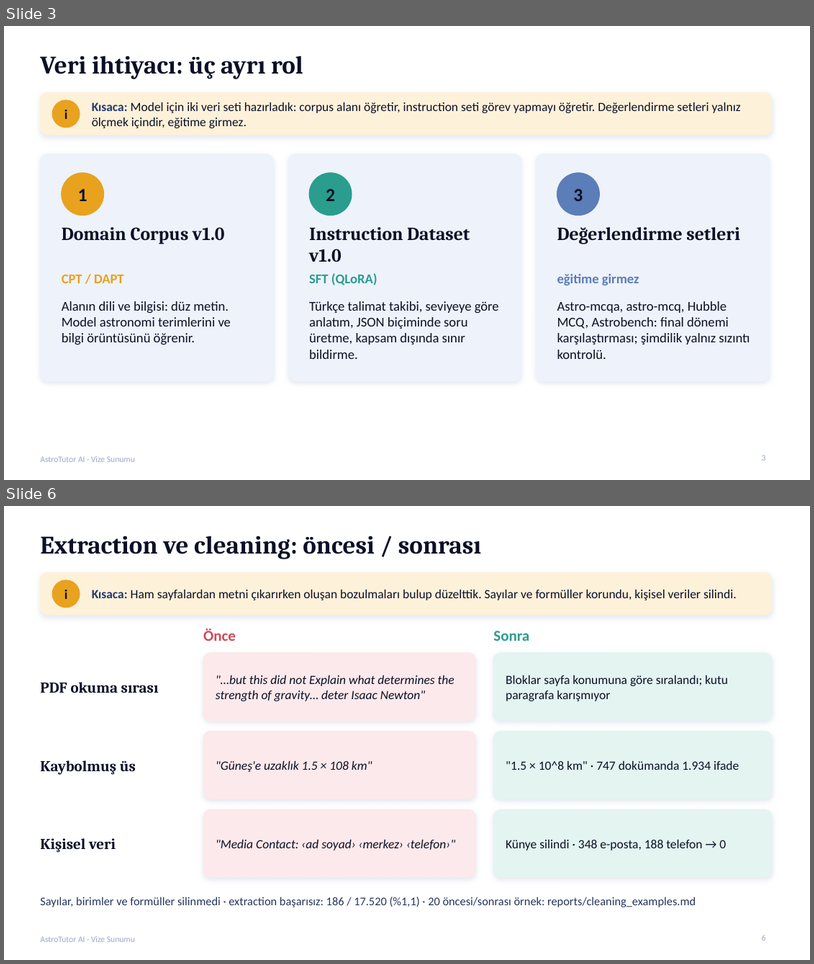
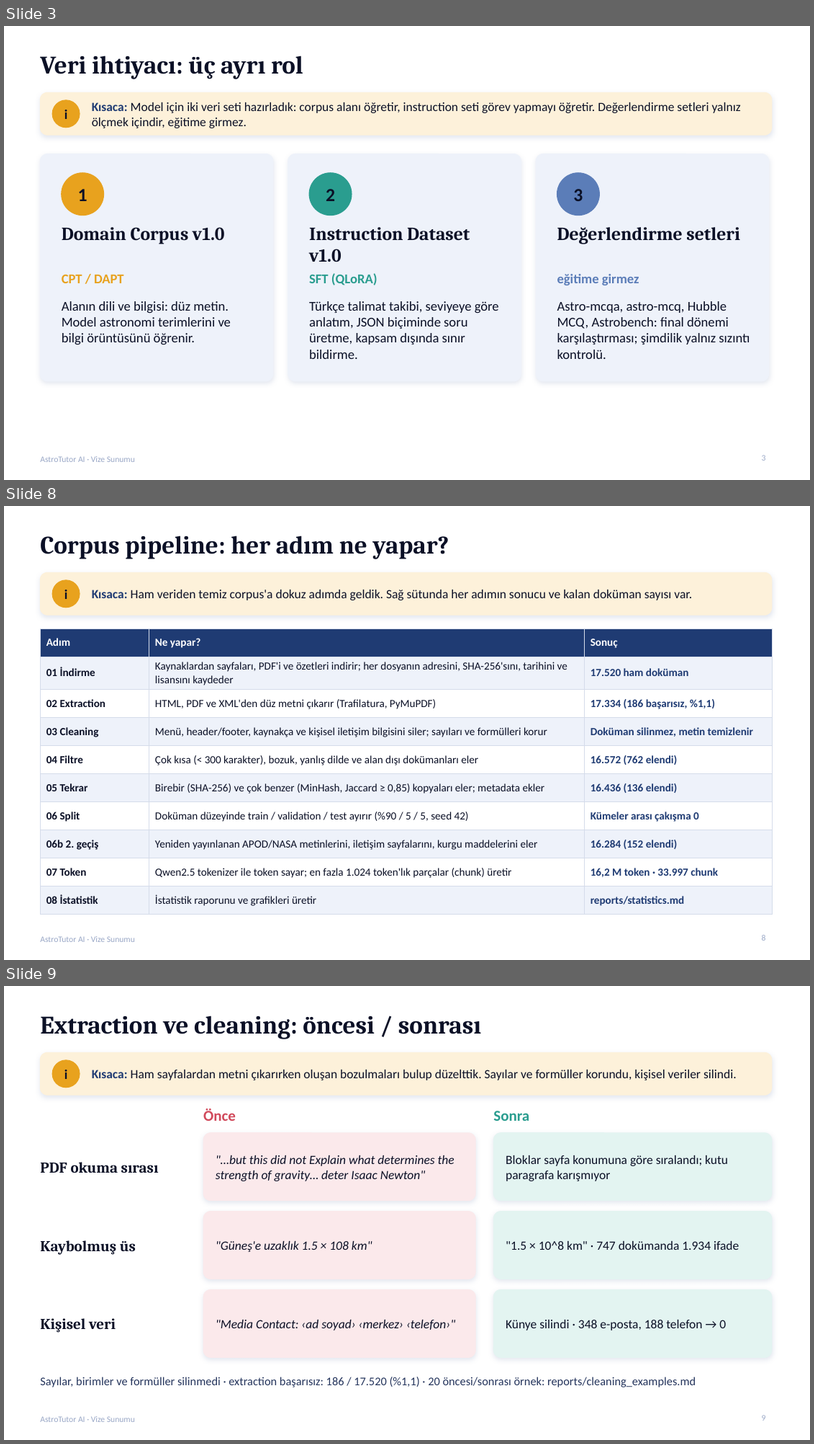
Before and after one commit to gedag/AstroTutor-AI, a slide deck: reports/AstroTutor_AI_Vize_Sunumu.pptx. Shown one above the other, each under a label of ours: slides 3 and 6 before the commit, slides 3, 8 and 9 after it; the slides between them are not shown. The pictures are 814x964 and 814x1444 pixels, drawn with LibreOffice and Linux fonts; fonts in the diff are those of the drawing. Boxes give left, top, right and bottom in pixels: in the first picture for what was removed or moved away, otherwise in the second. Text is boxed around its words. In the diff, an @@ line names an element or a change of style, - is before the commit and + after.

Commit message:
Sunum adım adım açıklamalı hâle getirildi: kaynaklar ve dil, neden Türkçe, adım tabloları, neden? soruları, v1.0/v1.1 kararı (24 slayt)

```diff
--- a/reports/AstroTutor_AI_Vize_Sunumu.pptx
+++ b/reports/AstroTutor_AI_Vize_Sunumu.pptx
@@ slide 8 added at bbox=[4, 506, 810, 960], background #FFFFFF; not listed: 1 template element that a slide beside it also shows @@
@@ title added at bbox=[40, 536, 450, 559], 30 pt, text #0B1026, bold @@
+Corpus pipeline: her adım ne yapar?
@@ rounded rectangle added at bbox=[40, 572, 772, 615], fill #FDF1DA, outline #FDF1DA 1 pt @@
@@ ellipse added at bbox=[52, 580, 80, 608], fill #E8A21E, outline #E8A21E 1 pt @@
@@ text added at bbox=[64, 590, 68, 599], 16 pt, text #0B1026, bold @@
+i
@@ text added at bbox=[92, 590, 692, 600], 15 pt, text #0B1026 @@
+Kısaca: Ham veriden temiz corpus'a dokuz adımda geldik. Sağ sütunda her adımın sonucu ve kalan doküman sayısı var.
@@ table added at bbox=[40, 628, 772, 908], 10 rows, 3 columns @@
+Adım | Ne yapar? | Sonuç
+01 İndirme | Kaynaklardan sayfaları, PDF'i ve özetleri indirir; her dosyanın adresini, SHA-256'sını, tarihini ve lisansını kaydeder | 17.520 ham doküman
+02 Extraction | HTML, PDF ve XML'den düz metni çıkarır (Trafilatura, PyMuPDF) | 17.334 (186 başarısız, %1,1)
+03 Cleaning | Menü, header/footer, kaynakça ve kişisel iletişim bilgisini siler; sayıları ve formülleri korur | Doküman silinmez, metin temizlenir
+04 Filtre | Çok kısa (< 300 karakter), bozuk, yanlış dilde ve alan dışı dokümanları eler | 16.572 (762 elendi)
+05 Tekrar | Birebir (SHA-256) ve çok benzer (MinHash, Jaccard ≥ 0,85) kopyaları eler; metadata ekler | 16.436 (136 elendi)
+06 Split | Doküman düzeyinde train / validation / test ayırır (%90 / 5 / 5, seed 42) | Kümeler arası çakışma 0
+06b 2. geçiş | Yeniden yayınlanan APOD/NASA metinlerini, iletişim sayfalarını, kurgu maddelerini eler | 16.284 (152 elendi)
+07 Token | Qwen2.5 tokenizer ile token sayar; en fazla 1.024 token'lık parçalar (chunk) üretir | 16,2 M token · 33.997 chunk
+08 İstatistik | İstatistik raporunu ve grafikleri üretir | reports/statistics.md
@@ page number added at bbox=[762, 934, 766, 940], 10 pt, text #9AA8C7 @@
+8
@@ what was slide 6 is now slide 9 @@
@@ page number at bbox=[762, 1414, 766, 1420]: text changed @@
-6
+9
```
Also in this commit, not shown: 8 slides changed, 6 other slides added, 2 other files.
